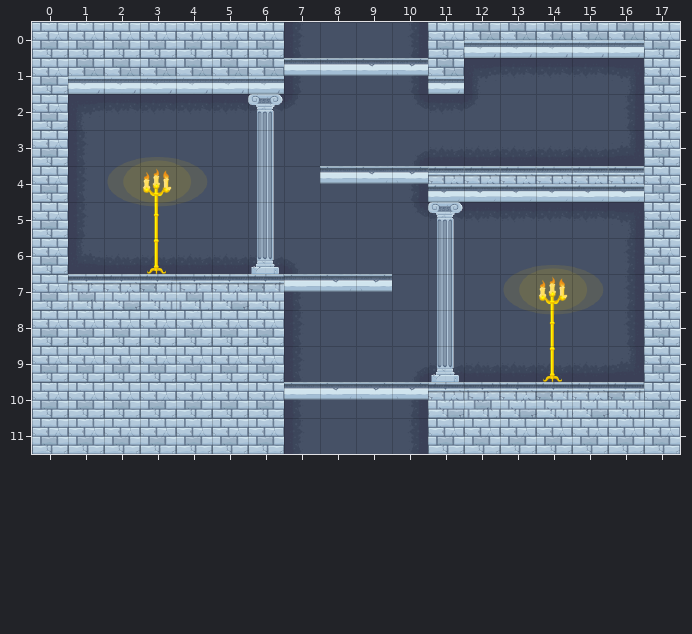
One commit to this Tiled map: android/assets/Maps/Map12.tmx. The first picture shows the starting point.
Cells are 64x64 px. Shown: x 0..17, y 0..11.
The same view after the edit:
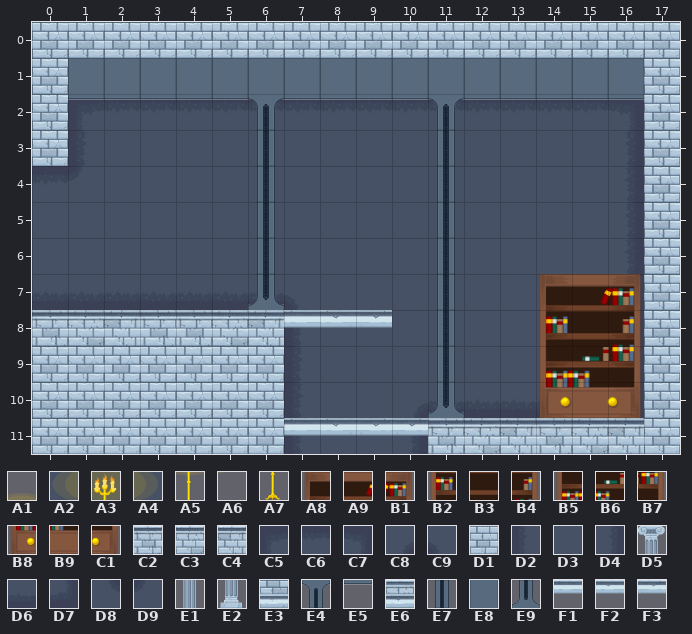
Key: from "items": A1 112, A2 131, A3 132, A4 133, A5 152, A6 153, A7 172, A8 210, A9 211, B1 212, B2 230, B3 231, B4 232, B5 250, B6 251, B7 252, B8 270, B9 271, C1 272; from "tiles": C2 2, C3 3, C4 4, C5 8, C6 9, C7 10, C8 12, C9 14, D1 18, D2 23, D3 24, D4 25, D5 30, D6 39, D7 40, D8 42, D9 44, E1 45, E2 60, E3 63, E4 69, E5 70, E6 78, E7 84, E8 85, E9 99, F1 102, F2 103, F3 104.
__ is an empty cell, .. an unchanged one.
Tiles of an added or newly shown layer are drawn over the layers below it.
See-through tiles are keyed as they look on the map.
The exact change:
--- layer "Слой тайлов 1" (added)
@@ x 0..16 @@
- 0 .. .. .. .. .. .. .. __ __ __ __ .. __ __ __ __ __
- 1 .. __ __ __ __ __ __ __ __ __ __ __ __ __ __ __ __
- 2 .. __ __ __ __ __ __ __ __ __ __ __ __ __ __ __ __
- 3 .. .. .. __ .. .. __ .. .. .. .. __ .. .. .. .. ..
- 4 __ .. __ __ __ .. __ .. __ __ __ __ __ __ __ __ __
- 5 __ .. .. __ .. .. __ .. .. .. .. __ .. .. .. .. ..
- 6 __ .. .. __ .. .. __ .. .. .. .. __ .. .. __ .. ..
- 7 __ __ __ __ __ __ __ __ __ __ .. __ .. __ __ .. __
- 8 __ __ __ __ __ __ __ __ __ __ .. __ .. .. __ .. __
- 9 .. .. .. .. .. .. .. .. .. .. .. __ .. .. __ .. __
-10 .. .. .. .. .. .. .. __ __ __ __ __ __ __ __ .. __
-11 .. .. .. .. .. .. .. __ __ __ __ __ __ __ __ __ __
+ 0 .. .. .. .. .. .. .. D1 D1 D1 D1 .. D1 D1 D1 D1 D1
+ 1 .. E8 E8 E8 E8 E8 E8 E8 E8 E8 E8 E8 E8 E8 E8 E8 E8
+ 2 .. C5 C6 C6 C6 C6 C6 C6 C6 C6 C6 C6 C6 C6 C6 C6 C7
+ 3 .. .. .. D3 .. .. D3 .. .. .. .. D3 .. .. .. .. ..
+ 4 C6 .. D3 D3 D3 .. D3 .. D3 D3 D3 D3 D3 D3 D3 D3 D4
+ 5 D3 .. .. D3 .. .. D3 .. .. .. .. D3 .. .. .. .. ..
+ 6 D3 .. .. D3 .. .. D3 .. .. .. .. D3 .. .. D3 .. ..
+ 7 D6 D6 D6 D6 D6 D6 D6 C9 D3 D3 .. D3 .. D3 D3 .. D4
+ 8 C2 C3 C4 C2 C2 C3 C4 D2 D3 D3 .. D3 .. .. D3 .. D4
+ 9 .. .. .. .. .. .. .. .. .. .. .. D3 .. .. D3 .. D4
+10 .. .. .. .. .. .. .. D2 D3 D3 C8 D6 D6 D6 D6 .. D7
+11 .. .. .. .. .. .. .. D2 D3 D3 D4 C2 C3 C4 C2 C3 C4
--- layer "Слой тайлов 2"
@@ x 0..16 @@
- 0 .. .. .. .. .. .. .. D2 D3 D3 D4 .. E3 E3 E3 E3 E3
- 1 .. E3 E3 E3 E3 E3 E3 D2 D3 D3 D4 E3 C5 C6 C6 C6 C7
- 2 .. C5 C6 C6 C6 C6 C6 D9 D3 D3 D8 C6 D9 D3 D3 D3 D4
- 3 .. .. .. D3 .. .. D3 .. .. .. .. D6 .. .. .. .. ..
- 4 D1 .. D3 D3 D3 .. D3 .. D3 D3 D4 E6 E6 E6 E6 E6 E6
- 5 D1 .. .. D3 .. .. D3 .. .. .. .. C6 .. .. .. .. ..
- 6 D1 .. .. D6 .. .. D6 .. .. .. .. D3 .. .. D3 .. ..
- 7 D1 C2 C3 C4 C2 C3 C4 D2 D3 D3 .. D3 .. D3 D3 D3 D4
- 8 D1 D1 D1 D1 D1 D1 D1 D2 D3 D3 .. D3 .. .. D3 D3 D4
- 9 .. .. .. .. .. .. .. .. .. .. .. D6 .. .. D6 D6 D7
-10 .. .. .. .. .. .. .. D2 D3 D3 D4 C3 C2 C3 C4 C3 C4
-11 .. .. .. .. .. .. .. D2 D3 D3 D4 D1 D1 D1 D1 D1 D1
+ 0 .. .. .. .. .. .. .. __ __ __ __ .. __ __ __ __ __
+ 1 .. __ __ __ __ __ __ __ __ __ __ __ __ __ __ __ __
+ 2 .. E5 E5 E5 E5 E5 E4 E5 E5 E5 E5 E4 E5 E5 E5 E5 E5
+ 3 .. .. .. __ .. .. E7 .. .. .. .. E7 .. .. .. .. ..
+ 4 __ .. __ __ __ .. E7 .. __ __ __ E7 __ __ __ __ __
+ 5 __ .. .. __ .. .. E7 .. .. .. .. E7 .. .. .. .. ..
+ 6 __ .. .. __ .. .. E7 .. .. .. .. E7 .. .. __ .. ..
+ 7 __ __ __ __ __ __ E9 __ __ __ .. E7 .. __ A8 A9 B1
+ 8 __ __ __ __ __ __ __ F1 F2 F3 .. E7 .. .. B2 B3 B4
+ 9 .. .. .. .. .. .. .. .. .. .. .. E7 .. .. B5 B6 B7
+10 .. .. .. .. .. .. .. __ __ __ __ E9 __ __ B8 B9 C1
+11 .. .. .. .. .. .. .. F1 F2 F3 F3 __ __ __ __ __ __
--- layer "Слой тайлов 2 #2" (removed)
@@ x 2..15 @@
- 1 .. .. .. .. .. F1 F1 F2 F3 .. .. .. .. ..
- 2 .. .. .. .. D5 .. .. .. .. .. .. .. .. ..
- 3 .. A1 .. .. E1 .. .. .. .. .. .. .. .. ..
- 4 A2 A3 A4 .. E1 .. F1 F2 F3 .. .. .. .. ..
- 5 .. A5 .. .. E1 .. .. .. .. D5 .. .. .. ..
- 6 .. A7 .. .. E2 .. .. .. .. E1 .. .. A1 ..
- 7 .. .. .. .. .. F1 F2 F3 .. E1 .. A2 A3 A4
- 8 .. .. .. .. .. .. .. .. .. E1 .. .. A5 A6
- 9 .. .. .. .. .. .. .. .. .. E2 .. .. A7 ..
-10 .. .. .. .. .. F1 F2 F3 F3 .. .. .. .. ..
+ 1 .. .. .. .. .. __ __ __ __ .. .. .. .. ..
+ 2 .. .. .. .. __ .. .. .. .. .. .. .. .. ..
+ 3 .. __ .. .. __ .. .. .. .. .. .. .. .. ..
+ 4 __ __ __ .. __ .. __ __ __ .. .. .. .. ..
+ 5 .. __ .. .. __ .. .. .. .. __ .. .. .. ..
+ 6 .. __ .. .. __ .. .. .. .. __ .. .. __ ..
+ 7 .. .. .. .. .. __ __ __ .. __ .. __ __ __
+ 8 .. .. .. .. .. .. .. .. .. __ .. .. __ __
+ 9 .. .. .. .. .. .. .. .. .. __ .. .. __ ..
+10 .. .. .. .. .. __ __ __ __ .. .. .. .. ..
Pixel boxes of the changes (left, top, right, bottom) in both pictures:
changed: (32, 22, 644, 454)
